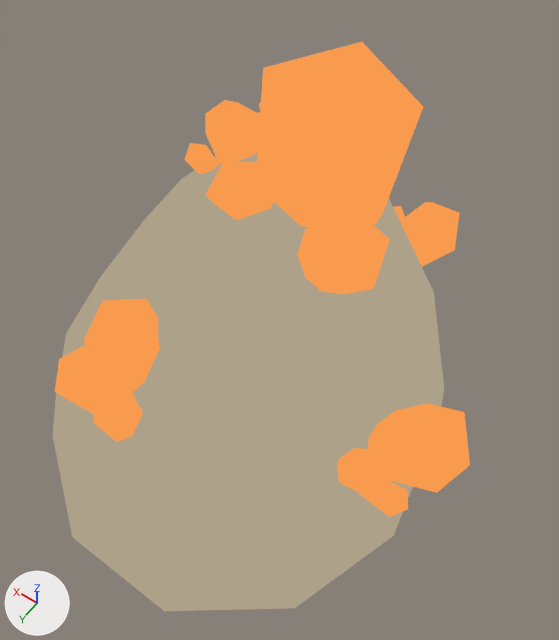
An edit to the glTF model Assets/Indicator/Stone_Gather_Indicator_Full.glb, drawn before and after from the same camera.
One viewpoint serves both versions: a camera (50 mm lens) standing at (-0.485, 0.539, 1.238) and looking at (-0.071, -0.041, 0.327). The lights are fixed; the arrows at lower left show +X, +Y and +Z. Where no turn or scale is listed for an object, it has been applied to the vertices. Vertices at the same position are counted once.

The first picture shows 'Ore', 'Ore.001', 'Ore.002', 'Ore.003', 'Ore.004', 'Ore.005', 'Ore.006', 'Ore.007', 'Ore.009', 'Ore.010', 'Ore.011', 'Ore.013', 'Ore.014', 'Ore.015', 'Stone'.
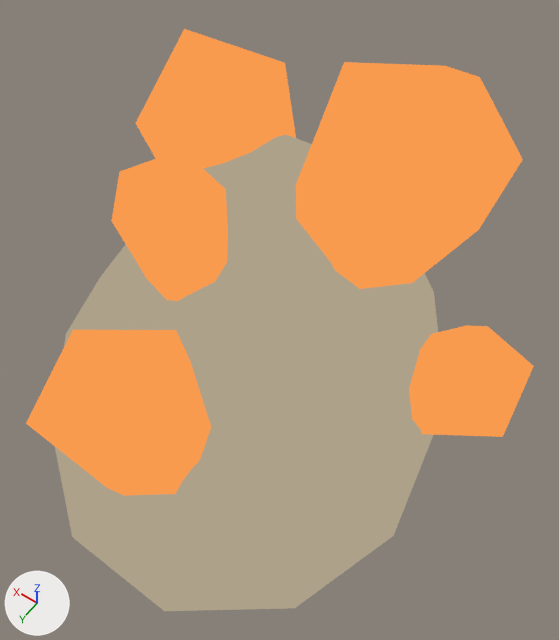
Where the newer file only moved an object's origin or applied its transform, the numbers keep the older frame.

Location of each change, [x1, y1, x2, y2] in pixels of the pictures (559 x 640 px; the box of a moved part takes in the faces that stretch with it):
'Ore.013', reshaped, moved, turned, rescaled: before [257, 42, 423, 227]; after [296, 62, 523, 289]
'Ore.001', reshaped, moved, turned, rescaled: before [55, 345, 106, 415]; after [26, 330, 211, 496]
'Ore.003', reshaped, moved, turned, rescaled: before [84, 299, 160, 394]; after [111, 154, 228, 301]
'Ore.014', reshaped, moved, turned, rescaled: before [298, 204, 390, 294]; after [409, 325, 534, 437]
'Ore.002', reshaped, moved, turned, rescaled: before [205, 100, 260, 163]; after [136, 29, 296, 168]
'Ore.004', deleted: before [368, 403, 470, 493]
'Ore.015', deleted: before [206, 162, 274, 220]
'Ore.005', deleted: before [337, 448, 391, 497]
'Ore', no longer drawn: before [402, 202, 459, 266]
'Ore.007', no longer drawn: before [93, 387, 143, 442]
'Ore.006', deleted: before [360, 482, 408, 517]
'Ore.009', deleted: before [184, 143, 219, 174]
'Ore.010', no longer drawn: before [405, 224, 432, 258]
'Ore.011', deleted: before [393, 206, 405, 224]
part 1 of me_icosphere_002, moved or reshaped: before [55, 42, 470, 517]; after [296, 62, 523, 289]

Patch to the scene script:
```diff
--- a/Assets/Indicator/Stone_Gather_Indicator_Full.glb.py
+++ b/Assets/Indicator/Stone_Gather_Indicator_Full.glb.py
@@ me_icosphere_002 @@
 me_icosphere_002.from_pydata(...)  # 12 vertices, 20 faces; spans x -0.72..1.09, y -0.85..0.85, z -0.43..0.56
 # used by ob_ore; location = (-0.128, -0.345, 0.256); rotation_euler = (0.471, -1.161, 0.507), in degrees (27, -67, 29); scale = (0.0584, 0.0584, 0.186)
-me_icosphere_002.vertices[0].co = (0.0, 0.0, -0.43)
-me_icosphere_002.vertices[1].co = (0.58, -0.42, -0.22)
-me_icosphere_002.vertices[2].co = (-0.22, -0.68, -0.22)
-me_icosphere_002.vertices[3].co = (-0.72, 0.0, -0.22)
-me_icosphere_002.vertices[4].co = (-0.22, 0.68, -0.22)
-me_icosphere_002.vertices[5].co = (0.58, 0.42, -0.22)
-me_icosphere_002.vertices[6].co = (0.47, -0.85, 0.36)  # pixel (263, 67)
-me_icosphere_002.vertices[7].co = (-0.53, -0.53, 0.36)
-me_icosphere_002.vertices[8].co = (-0.53, 0.53, 0.36)  # pixel (423, 106)
-me_icosphere_002.vertices[9].co = (0.47, 0.85, 0.36)  # pixel (395, 153)
-me_icosphere_002.vertices[10].co = (1.09, 0.0, 0.36)  # pixel (287, 128)
-me_icosphere_002.vertices[11].co = (0.19, 0.0, 0.56)  # pixel (362, 41)
+# me_icosphere_002 part 1
+me_icosphere_002.vertices[0].co = (-0.04, -0.18, 0.26)
+me_icosphere_002.vertices[1].co = (0.0, -0.13, 0.39)
+me_icosphere_002.vertices[2].co = (0.01, -0.26, 0.38)
+me_icosphere_002.vertices[3].co = (-0.1, -0.3, 0.33)
+me_icosphere_002.vertices[4].co = (-0.18, -0.2, 0.31)
+me_icosphere_002.vertices[5].co = (-0.12, -0.09, 0.35)
+me_icosphere_002.vertices[6].co = (-0.06, -0.19, 0.68)  # pixel (344, 62)
+me_icosphere_002.vertices[7].co = (-0.14, -0.33, 0.63)  # pixel (445, 65)
+me_icosphere_002.vertices[8].co = (-0.29, -0.29, 0.57)  # pixel (522, 159)
+me_icosphere_002.vertices[9].co = (-0.3, -0.12, 0.58)  # pixel (478, 230)
+me_icosphere_002.vertices[10].co = (-0.16, -0.07, 0.65)  # pixel (356, 167)
+me_icosphere_002.vertices[11].co = (-0.23, -0.21, 0.71)  # pixel (480, 77)
 me_icosphere_002.materials.append(mat_eumlingmat)
@@ me_icosphere_012 @@
+me_icosphere_012.from_pydata(...)  # 12 vertices, 20 faces; spans x -0.422..-0.163, y -0.256..-0.049, z 0.1..0.347
+me_icosphere_012.materials.append(mat_eumlingmat)
@@ me_icosphere_011 @@
+me_icosphere_011.from_pydata(...)  # 12 vertices, 20 faces; spans x -0.028..0.136, y -0.046..0.101, z 0.347..0.619
+me_icosphere_011.materials.append(mat_eumlingmat)
@@ me_icosphere_010 @@
+me_icosphere_010.from_pydata(...)  # 12 vertices, 20 faces; spans x 0.018..0.328, y -0.364..-0.117, z 0.167..0.584
+me_icosphere_010.materials.append(mat_eumlingmat)
@@ me_icosphere_009 @@
+me_icosphere_009.from_pydata(...)  # 12 vertices, 20 faces; spans x -0.138..0.072, y 0.112..0.331, z 0.139..0.519
+me_icosphere_009.materials.append(mat_eumlingmat)
@@ ob_ore_001 @@
-ob_ore_001 = bpy.data.objects.new('Ore.001', me_icosphere_002)
-ob_ore_001.location = (0.083, 0.182, 0.277)
-ob_ore_001.rotation_euler = (-0.274, 0.248, -0.0147)  # degrees (-16, 14, -0.8)
-ob_ore_001.scale = (0.0515, 0.0515, 0.164)
+ob_ore_001 = bpy.data.objects.new('Ore.001', me_icosphere_009)
+ob_ore_001.location = (0.0, 0.0, 0.0)
@@ ob_ore_002 @@
-ob_ore_002 = bpy.data.objects.new('Ore.002', me_icosphere_002)
-ob_ore_002.location = (0.103, -0.186, 0.462)
-ob_ore_002.rotation_euler = (-0.00392, 0.181, 0.0617)  # degrees (-0.2, 10, 3.5)
-ob_ore_002.scale = (0.0498, 0.0498, 0.159)
+ob_ore_002 = bpy.data.objects.new('Ore.002', me_icosphere_010)
+ob_ore_002.location = (0.0, 0.0, 0.0)
@@ ob_ore_003 @@
-ob_ore_003 = bpy.data.objects.new('Ore.003', me_icosphere_002)
-ob_ore_003.location = (0.043, 0.14, 0.298)
-ob_ore_003.rotation_euler = (0.159, 0.0451, -0.155)  # degrees (9.1, 2.6, -8.9)
-ob_ore_003.scale = (0.0788, 0.0788, 0.251)
+ob_ore_003 = bpy.data.objects.new('Ore.003', me_icosphere_011)
+ob_ore_003.location = (0.0, 0.0, 0.0)
@@ ob_ore_004 @@
-ob_ore_004 = bpy.data.objects.new('Ore.004', me_icosphere_002)
@@ ob_ore_005 @@
-ob_ore_005 = bpy.data.objects.new('Ore.005', me_icosphere_002)
@@ ob_ore_006 @@
-ob_ore_006 = bpy.data.objects.new('Ore.006', me_icosphere_002)
@@ ob_ore_009 @@
-ob_ore_009 = bpy.data.objects.new('Ore.009', me_icosphere_002)
@@ ob_ore_011 @@
-ob_ore_011 = bpy.data.objects.new('Ore.011', me_icosphere_002)
@@ ob_ore_013 @@
 ob_ore_013 = bpy.data.objects.new('Ore.013', me_icosphere_002)
-ob_ore_013.location = (-0.038, -0.206, 0.455)
-ob_ore_013.rotation_euler = (-0.101, -0.212, 1.481)  # degrees (-5.8, -12, 85)
-ob_ore_013.scale = (0.132, 0.132, 0.422)
+ob_ore_013.location = (0.0, 0.0, 0.0)
@@ ob_ore_014 @@
-ob_ore_014 = bpy.data.objects.new('Ore.014', me_icosphere_002)
-ob_ore_014.location = (-0.119, -0.105, 0.44)
-ob_ore_014.rotation_euler = (-0.492, 0.237, 1.537)  # degrees (-28, 14, 88)
-ob_ore_014.scale = (0.0687, 0.0687, 0.219)
+ob_ore_014 = bpy.data.objects.new('Ore.014', me_icosphere_012)
+ob_ore_014.location = (0.0, 0.0, 0.0)
@@ ob_ore_015 @@
-ob_ore_015 = bpy.data.objects.new('Ore.015', me_icosphere_002)
```
